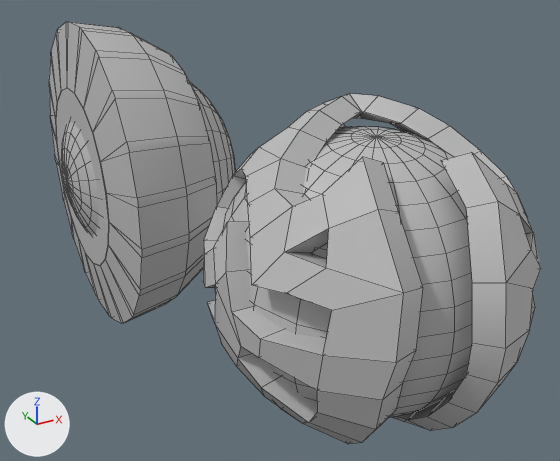
What one commit did to the FBX model GAM1103/Import/button+extra.fbx.
One viewpoint serves both versions: a camera (50 mm lens) standing at (-0.0534, -0.1705, 0.1053) and looking at (0.0172, -0.0422, 0.0412). The axes (+X, +Y, +Z) are drawn at lower left. The lights are the same throughout. Mesh edges are drawn as thin lines. Where no turn or scale is listed for an object, it has been applied to the vertices.
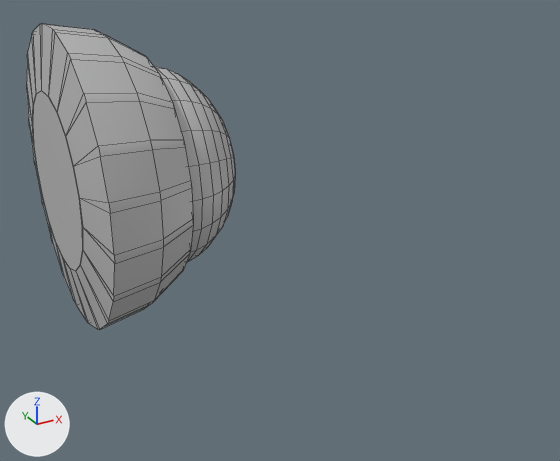
The newer file is also turned or shifted as a whole; pictures and numbers use the older file's frame.

What differs and where, as boxes (x1, y1, x2, y2) in the pictures (560 x 461 px):
'pasted__polySurface12', deleted
    before: (203, 94, 541, 444)
    faces in mat_pasted__orb_detail (its picture is missing): (203, 94, 541, 444)
    faces in mat_standardsurface1 (its picture is missing): (220, 126, 472, 417)
'pCylinder1', mesh moved
    before: (49, 22, 217, 323)
    after: (27, 24, 193, 329)

The change in detail:
me_mesh has 200 vertices, 201 faces and spans x -0.0121..0.0121, y -0.0346..0.0346, z -0.0346..0.0346.
me_mesh is used by ob_pcylinder1; location (0.0, 0.0, 0.0443).
me_mesh part 1: the whole mesh is moved by (-0.0056, 0.0, 0.0).
Object 'pasted__polySurface12' (ob_pasted__polysurface12) is deleted.
